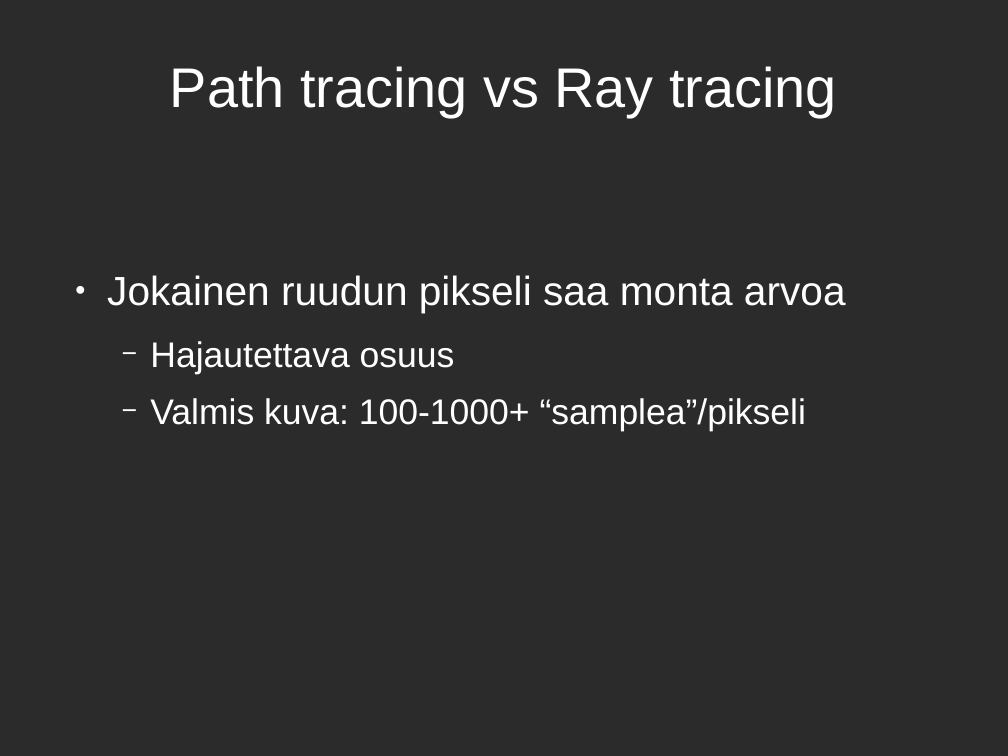
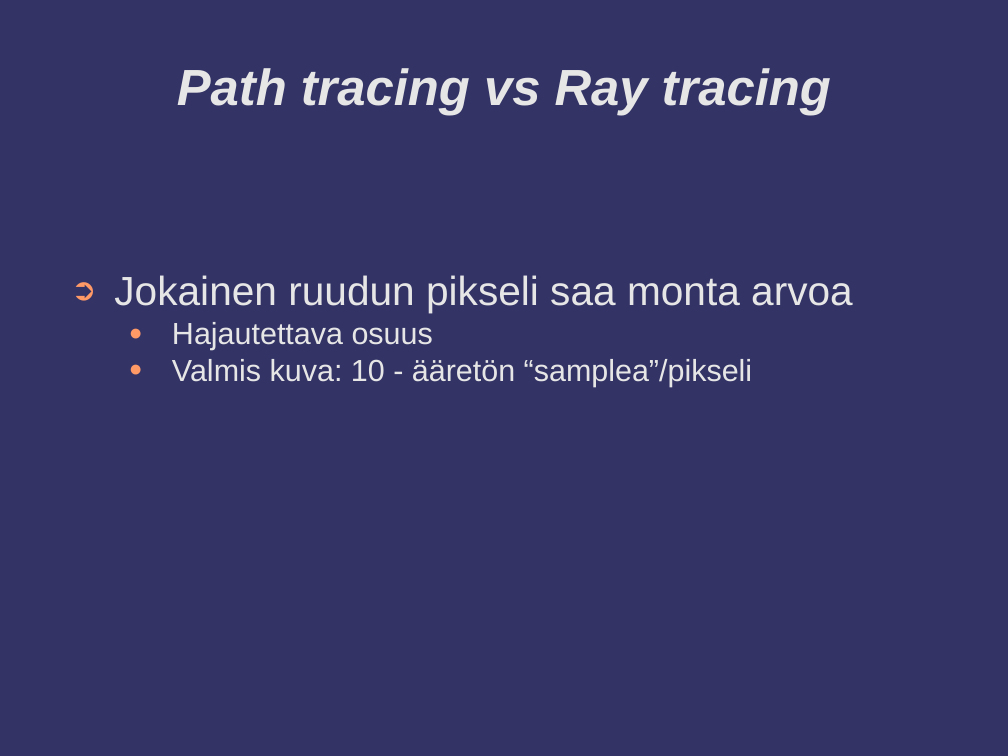
Before and after one commit to Jontte/DMCR, a slide deck: slide 7 of doc/Esittely.odp. Drawn at 1008x756 pixels with LibreOffice and Linux fonts; fonts in the diff are those of the drawing; background and template pictures are left out; a plain dark background stands for a picture behind light text. Boxes give left, top, right and bottom in pixels: in the first picture for what was removed or moved away, otherwise in the second. Text is boxed around its words. In the diff, an @@ line names an element or a change of style, - is before the commit and + after.

```diff
--- a/doc/Esittely.odp
+++ b/doc/Esittely.odp
@@ background picture (left out) to #333366 @@
@@ title "Path tracing vs Ray tracing" at (x1=177, y1=68, x2=831, y2=116): size 44 to 40 pt, text colour #FFFFFF to #E6E6E6, bold on, italic on @@
@@ text at (x1=114, y1=275, x2=853, y2=350): text colour #FFFFFF to #E6E6E6 in "Jokainen ruudun pikseli saa monta arvoa", "Hajautettava osuus"; size 28 to 24 pt in "Hajautettava osuus"; bullet ● to ➲; less space between paragraphs; bullet colour #FFFFFF to #FF9966; bullet − to ●; list level 2 to 3 in "Hajautettava osuus" @@
@@ text at (x1=172, y1=359, x2=753, y2=386): text changed; size 28 to 24 pt; text colour #FFFFFF to #E6E6E6 @@
-  − Valmis kuva: 100-1000+ “samplea”/pikseli
+    ● Valmis kuva: 10 - ääretön “samplea”/pikseli
```
Also in this commit, not shown: 8 other slides changed.
